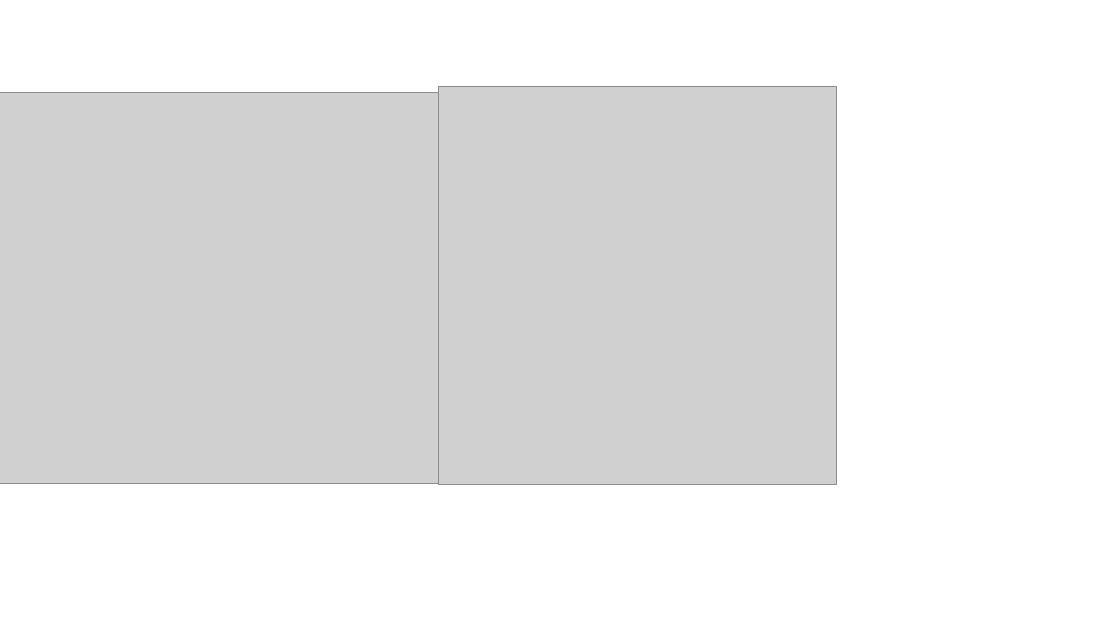
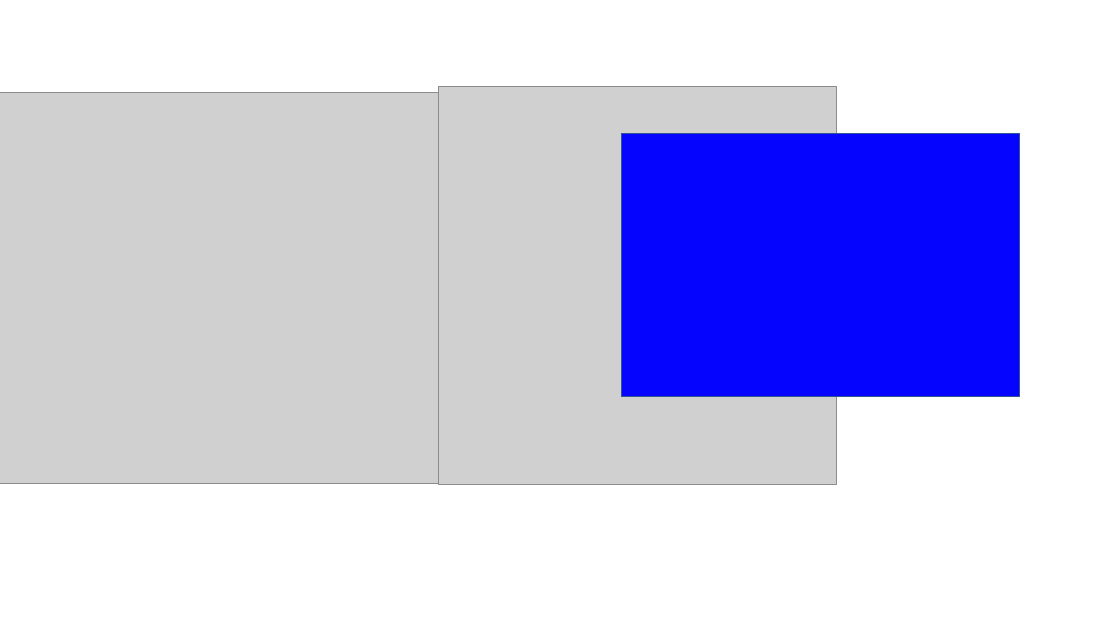
Before and after one commit to social-simulation-workshop/social-contagion, a slide deck: slide 4 of figs/fig.pptx. Drawn at 1120x630 pixels with LibreOffice and Linux fonts; fonts in the diff are those of the drawing; grey boxes stand for pictures. Boxes give left, top, right and bottom in pixels: in the first picture for what was removed or moved away, otherwise in the second. Text is boxed around its words. In the diff, an @@ line names an element or a change of style, - is before the commit and + after.

```diff
--- a/figs/fig.pptx
+++ b/figs/fig.pptx
@@ rectangle added at [622,134,1020,397], fill #0404FF, outline #325491 1 pt @@
```
Also in this commit, not shown: 3 slides added, 2 slides removed, 6 other files.
